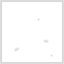
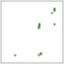
Layered file, before and after one edit (w=64, h=64). Changes by layer:
painted on "Fond 1" over [13, 6, 57, 58]
